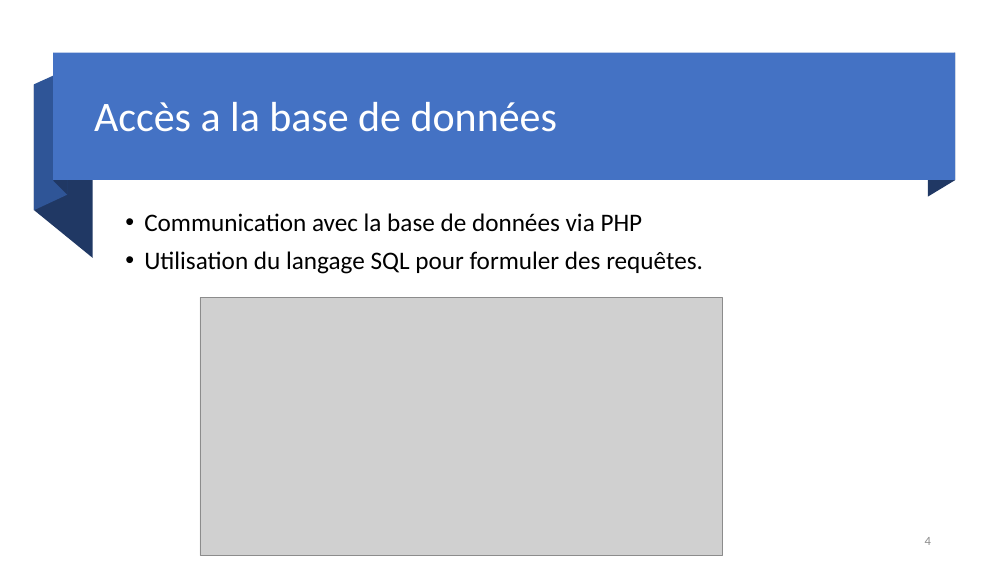
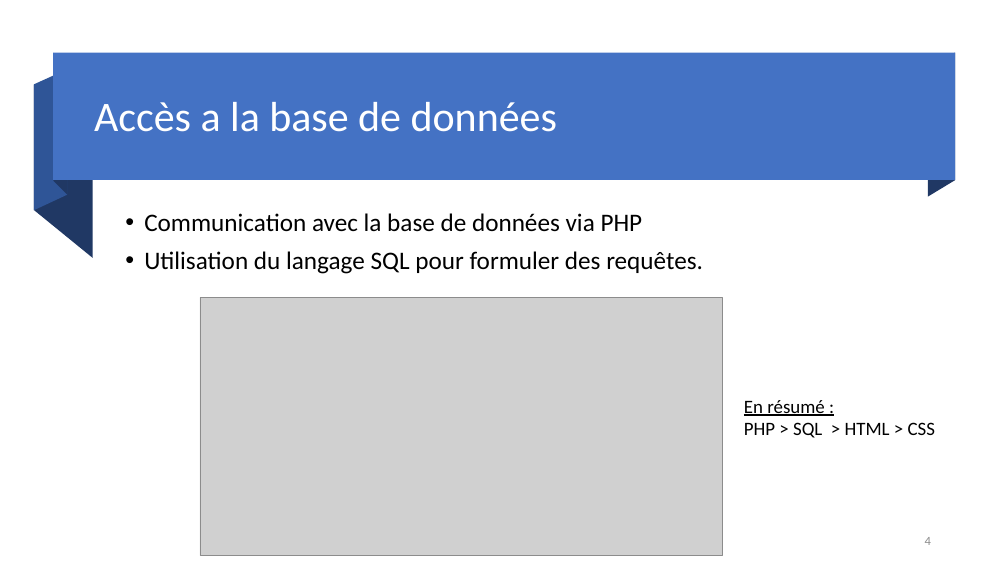
Before and after one commit to DylanMielot/FormationFormateur, a slide deck: slide 4 of Formation de formateur.pptx. Drawn at 1008x567 pixels with LibreOffice and Linux fonts; fonts in the diff are those of the drawing; grey boxes stand for pictures. Boxes give left, top, right and bottom in pixels: in the first picture for what was removed or moved away, otherwise in the second. Text is boxed around its words. In the diff, an @@ line names an element or a change of style, - is before the commit and + after.

```diff
--- a/Formation de formateur.pptx
+++ b/Formation de formateur.pptx
@@ text added at (744, 400, 935, 438), 18 pt, text #000000 @@
+En résumé :
+PHP > SQL > HTML > CSS
```
Also in this commit, not shown: 2 other slides changed, 2 slides added, 1 slide removed.
